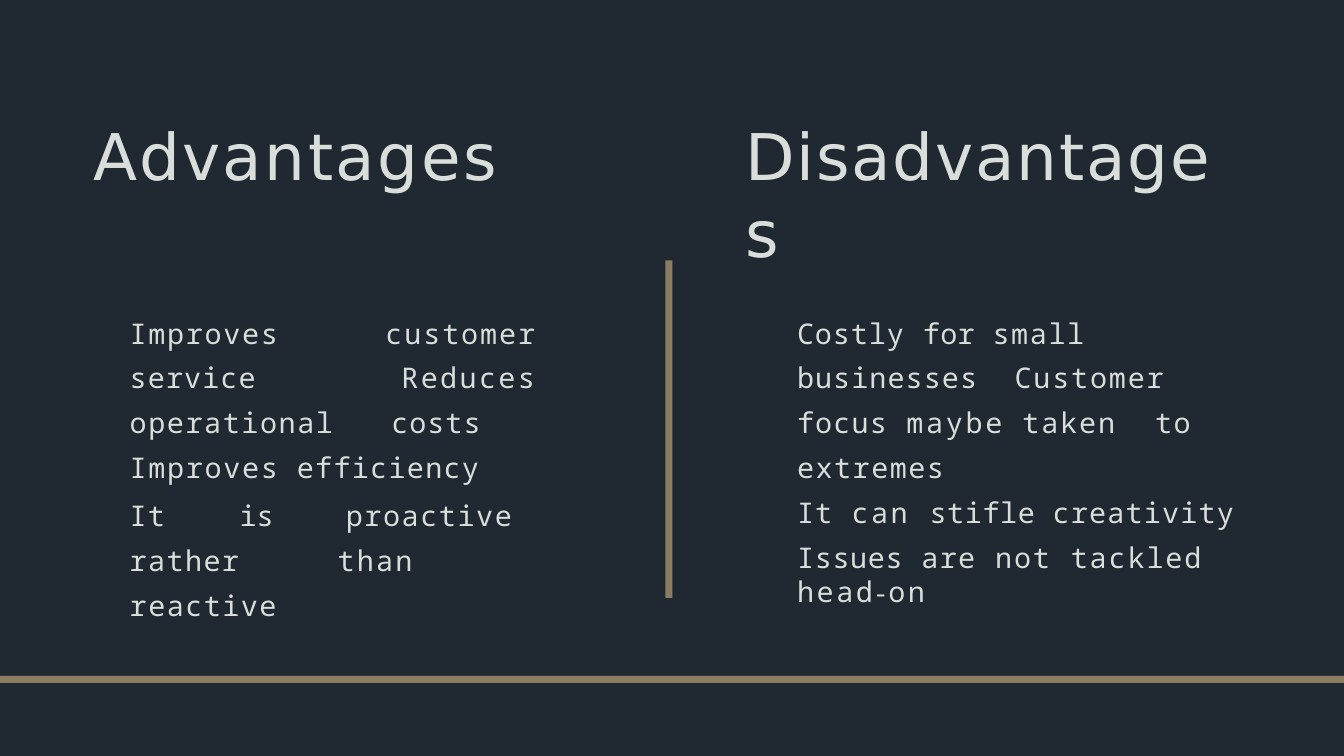
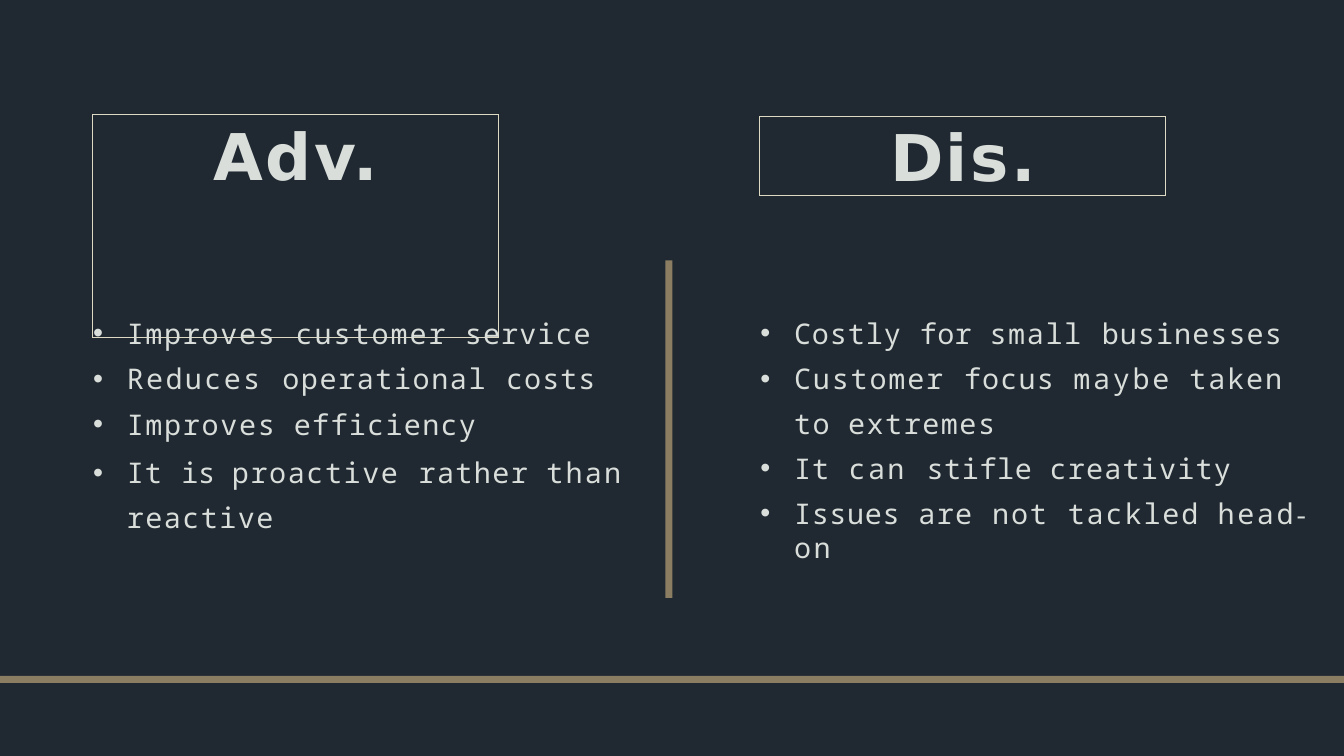
Before and after one commit to vd152/portfolio2, a slide deck: slide 6 of assets/img/IM.pptx. Drawn at 1344x756 pixels with LibreOffice and Linux fonts; fonts in the diff are those of the drawing; background and template pictures are left out. Boxes give left, top, right and bottom in pixels: in the first picture for what was removed or moved away, otherwise in the second. Text is boxed around its words. In the diff, an @@ line names an element or a change of style, - is before the commit and + after.

Commit message:
ppt change

```diff
--- a/assets/img/IM.pptx
+++ b/assets/img/IM.pptx
@@ title "Adv." resized from (x1=94, y1=131, x2=497, y2=193) to (x1=93, y1=115, x2=498, y2=194) @@
@@ title "Adv." at (x1=93, y1=115, x2=498, y2=194): outline none to #DDD9C3 0.75 pt @@
@@ text removed at (x1=744, y1=115, x2=1244, y2=194) @@
-Disadvantages
@@ rectangle added at (x1=760, y1=116, x2=1165, y2=196), outline #DDD9C3 0.75 pt, 69 pt, text #D9DEDA, bold @@
+Dis.
@@ title at (x1=214, y1=131, x2=378, y2=181): text changed; bold on @@
-Advantages
+Adv.
@@ text at (x1=127, y1=317, x2=595, y2=442): text changed @@
-Improves customer service Reduces operational costs Improves efficiency
+• Improves customer service
+• Reduces operational costs
+• Improves efficiency
@@ text at (x1=794, y1=322, x2=1282, y2=435): text changed @@
-Costly for small businesses Customer focus maybe taken to extremes
+• Costly for small businesses
+• Customer focus maybe taken to extremes
@@ text at (x1=127, y1=461, x2=621, y2=529): alignment justified to left; bullet none to • @@
@@ text at (x1=794, y1=457, x2=1294, y2=525): bullet none to • @@
```
Also in this commit, not shown: 5 other slides changed, 1 slide added, 1 slide removed.
